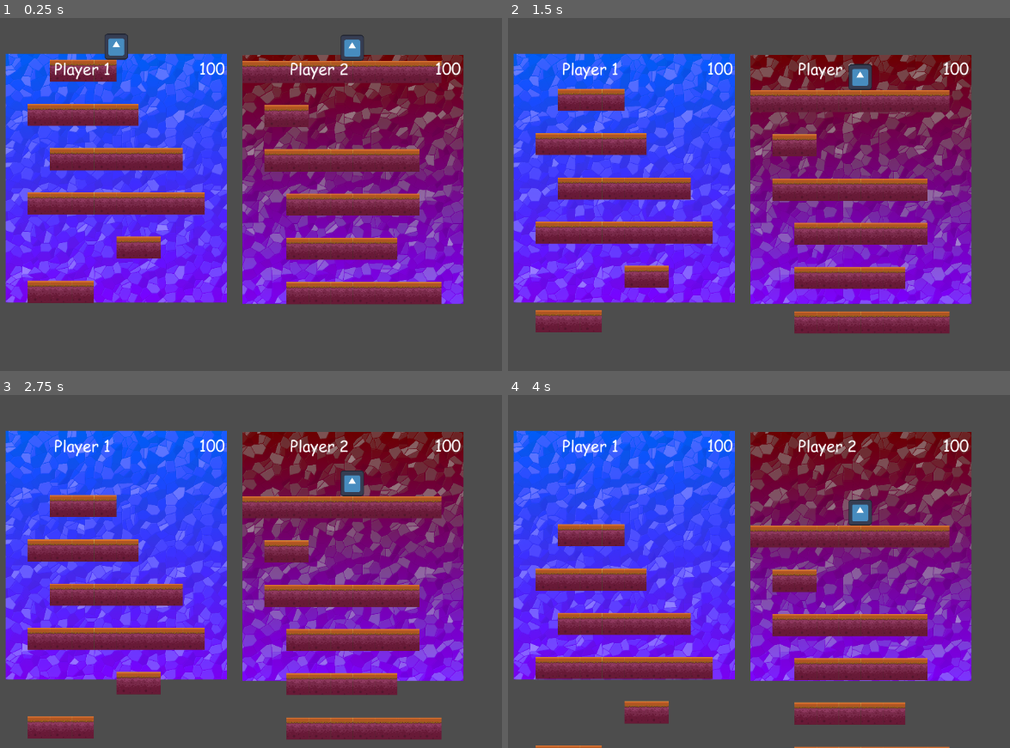
Above: before the commit, frames 1-4 (two rows, left to right).
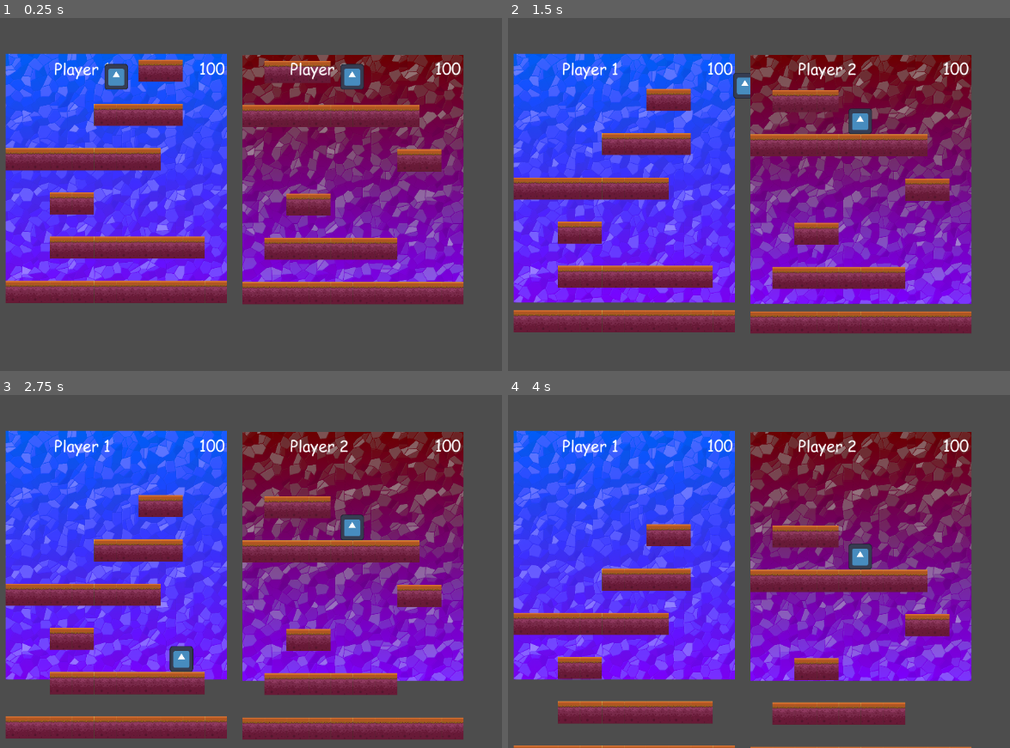
Above: after the commit, the same moments.

Repository: LegacyMD/xd_tower
Game: Godot game, scene res://scenes/root_scene.tscn
Two runs of this game, one before a commit and one after it. Both use one fixed random seed, a clock stepped at 60 frames per second and the inputs below. The engine's default icon, where the game draws it, is replaced by a stand-in: a white triangle on a blue panel in a dark square.
Inputs (mouse positions are in pixels of both pictures, inside the frame that each line leads up to):
- Up to frame 1 (0.25 s): no input
- Up to frame 2 (1.5 s): move the mouse to (884, 159) at 0.52 s; hold D (player0_right) from 0.53 s (still down); click (884, 159) at 0.67 s; tap W (player0_up) at 0.77 s; move the mouse to (598, 198) at 1.27 s
- Up to frame 3 (2.75 s): tap W (player0_up) at 1.52 s; move the mouse to (296, 469) at 2.02 s; release D (player0_right) at 2.03 s; hold A (player0_left) from 2.03 s (still down)
- Up to frame 4 (4 s): move the mouse to (698, 631) at 2.77 s; release A (player0_left) at 2.78 s; hold D (player0_right) from 2.78 s (still down); click (698, 631) at 2.92 s; tap W (player0_up) at 3.02, 3.77 s; move the mouse to (939, 613) at 3.52 s

The runs differ from the first frame. In frame 1, 17% of the frame differs, in the area x 1-93%, y 4-82%; in frame 2, 17%; in frame 3, 17%, in the area x 1-93%, y 21-98%; in frame 4, 14%.

Commit message:
Refactor spawning, fill bottom platform to full

Diff:
--- a/scenes/platform_spawner.gd
+++ b/scenes/platform_spawner.gd
@@ -25,6 +25,23 @@
     instance.name = "PlatformTile_x%d_y%d" % [column, row]
     return instance
 
+func _fill_first_row(root, tile, tile_size, row, tiles_in_a_row, player_view_rect):
+    for c in tiles_in_a_row:
+        var instance = _create_tile(tile, c, row, tile_size, player_view_rect)
+        root.add_child.call_deferred(instance)
+
+func _generate_platform_size_and_offset(tiles_in_a_row):
+    var platform_length = max(randi() % tiles_in_a_row, Settings.MIN_ROW_LENGTH)
+    var offset_range = tiles_in_a_row - platform_length
+    var platform_offset = randi() % offset_range
+    return { platform_offset = platform_offset, platform_length = platform_length}
+
+func _fill_tiles(platform_offset, platform_length, root, tile, row, tile_size, player_view_rect):
+    for c in platform_length:
+        var column = platform_offset + c
+        var instance = _create_tile(tile, column, row, tile_size, player_view_rect)
+        root.add_child.call_deferred(instance)
+
 func _spawn_tiles(player_view_name, tiles_dimensions, tile_size, player_view_rect):
     var root = get_parent().find_child(player_view_name).find_child("PlatformContainer")
     var tile = preload("res://scenes/platform_tile.tscn")
@@ -32,16 +49,16 @@
     var tiles_in_a_row = tiles_dimensions.x
     var rows_number = tiles_dimensions.y
 
-    for r in rows_number:
+    for r in range(rows_number - 1, -1, -1):
+        if r == rows_number - 1: # fill the first row to full capacity
+            _fill_first_row(root, tile, tile_size, r, tiles_in_a_row, player_view_rect)
         if r % 2: # Skip every second platform to leave blank rows between
             continue
-        var platform_length = max(randi() % tiles_in_a_row, Settings.MIN_ROW_LENGTH)
-        var offset_range = tiles_in_a_row - platform_length
-        var platform_offset = randi() % offset_range
-        for c in platform_length:
-            var column = platform_offset + c
-            var instance = _create_tile(tile, column, r, tile_size, player_view_rect)
-            root.add_child.call_deferred(instance)
+        var size_and_offset = _generate_platform_size_and_offset(tiles_in_a_row)
+        var platform_length = size_and_offset.platform_length
+        var platform_offset = size_and_offset.platform_offset
+        _fill_tiles(platform_offset, platform_length, root, tile, r, tile_size, player_view_rect)
+
 
 # Called when the node enters the scene tree for the first time.
 func _ready():
